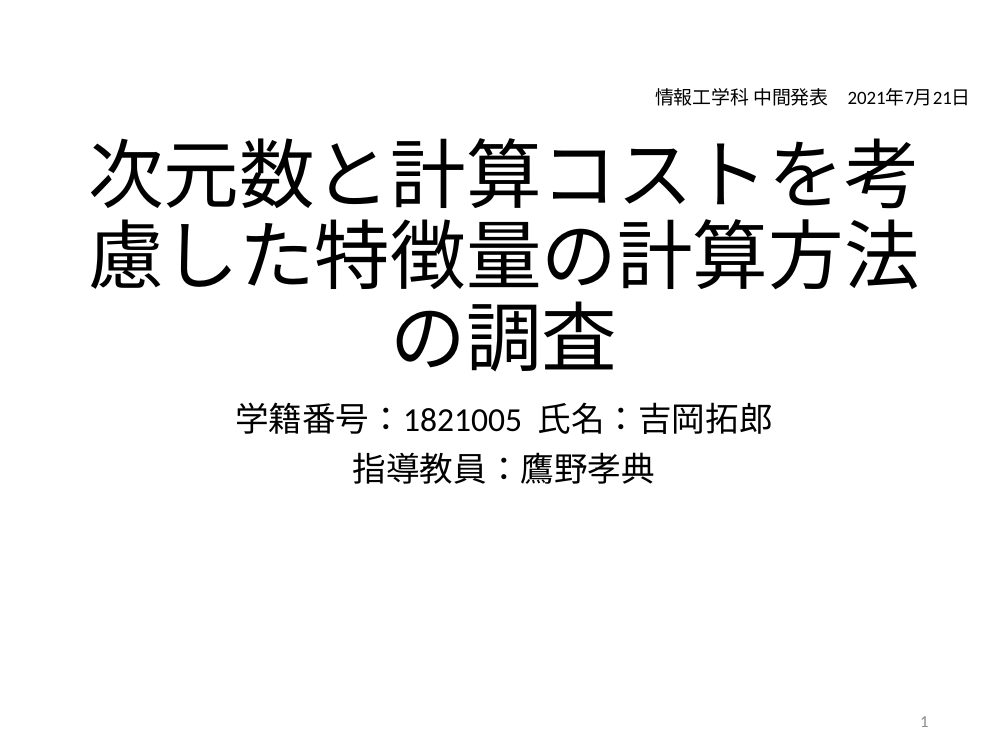
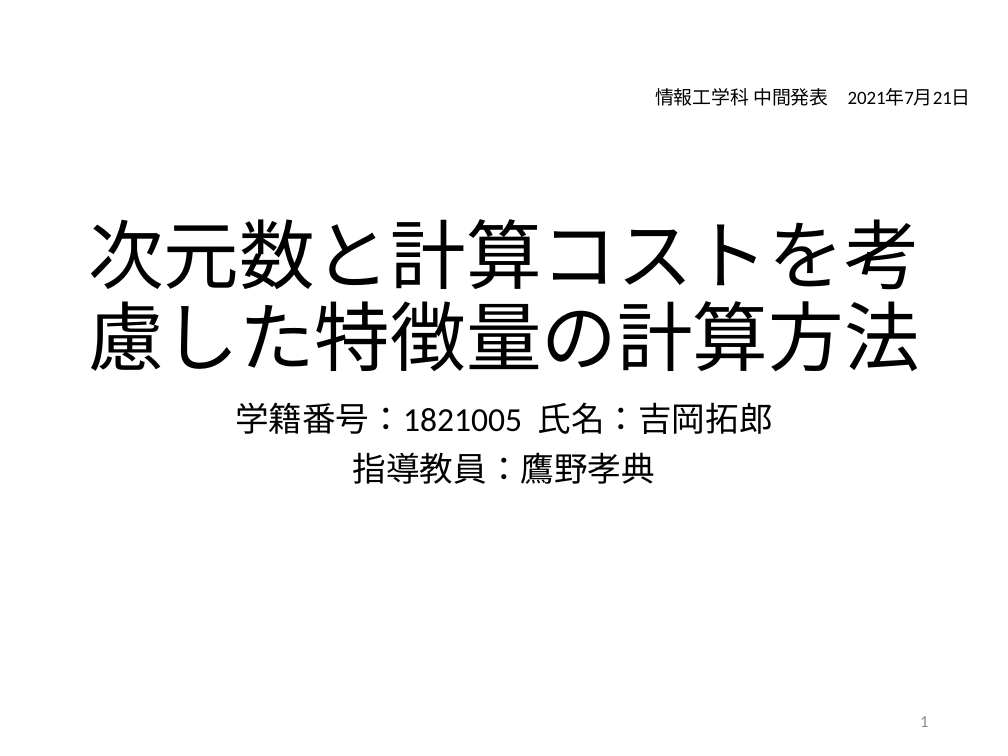
Before and after one commit to kait-takanolab/1821005-yoshioka-thesis, a slide deck: slide 1 of 1821005_中間発表.pptx. Drawn at 1008x756 pixels with LibreOffice and Linux fonts; fonts in the diff are those of the drawing. Boxes give left, top, right and bottom in pixels: in the first picture for what was removed or moved away, otherwise in the second. Text is boxed around its words. In the diff, an @@ line names an element or a change of style, - is before the commit and + after.

```diff
--- a/1821005_中間発表.pptx
+++ b/1821005_中間発表.pptx
@@ title at (x1=88, y1=219, x2=920, y2=372): text changed @@
-次元数と計算コストを考慮した特徴量の計算方法の調査
+次元数と計算コストを考慮した特徴量の計算方法
```
Also in this commit, not shown: 3 other slides changed, 1 slide added, 1 slide removed.
